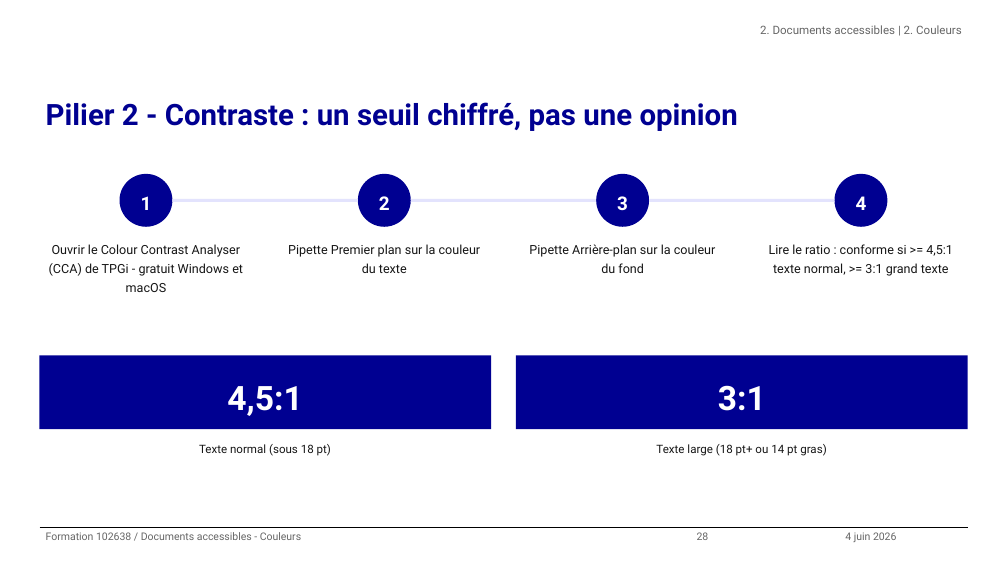
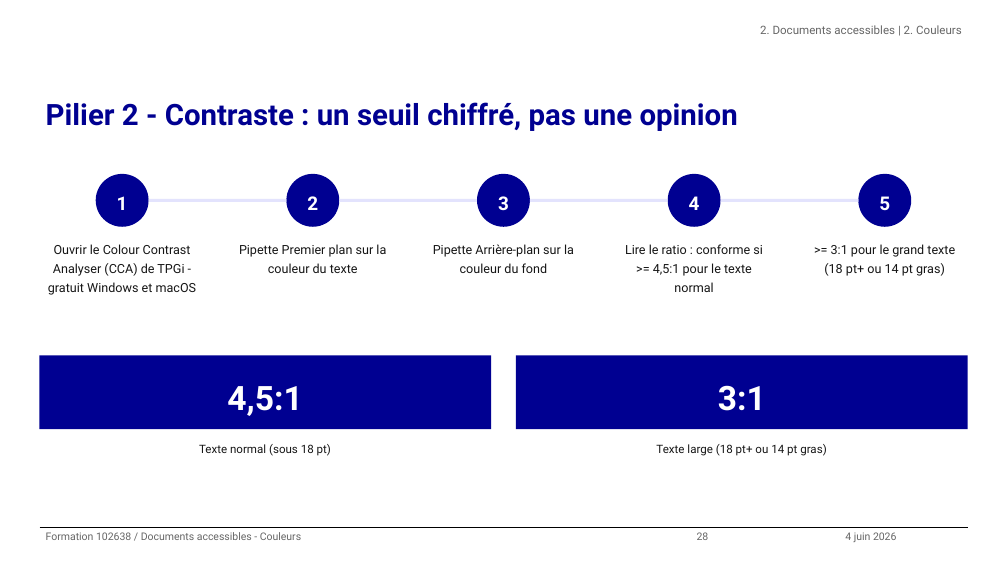
Before and after one commit to alexandra-guiderdoni/usine-fabrication-igpde-102846-ay11, a slide deck: slide 28 of formation-102638-juin-2026.pptx. Drawn at 1008x567 pixels with LibreOffice and Linux fonts; fonts in the diff are those of the drawing; background and template pictures are left out. Boxes give left, top, right and bottom in pixels: in the first picture for what was removed or moved away, otherwise in the second. Text is boxed around its words. In the diff, an @@ line names an element or a change of style, - is before the commit and + after.

Commit message:
Corrections slides IGPDE : composants, quiz, sommaire, clôture
- igpde_dsfr_components : hauteur titre dynamique add_callout/add_alert,
  support \n dans add_highlight
- Slides 27-41 : Stack, stepper 5 items, majuscules, tirets du 6
- Quiz final scindé en 2 slides (questions + réponses)
- Slides 43-44 fusionnées : engagement + cards J+7/J+30/6 mois
- Sommaire : textes courts, row1_top dynamique anti-débordement footer
- 4 nouvelles leçons dans lessons.md

```diff
--- a/formation-102638-juin-2026.pptx
+++ b/formation-102638-juin-2026.pptx
@@ ellipse "1": place and size @@
-ellipse "1" at (119,174,172,227)
+ellipse "1" at (96,174,149,227)
@@ ellipse "2": place and size @@
-ellipse "2" at (358,174,411,227)
+ellipse "2" at (287,174,340,227)
@@ ellipse "3": place and size @@
-ellipse "3" at (597,174,650,227)
+ellipse "3" at (477,174,530,227)
@@ ellipse "4": place and size @@
-ellipse "4" at (835,174,888,227)
+ellipse "4" at (668,174,721,227)
@@ ellipse added at (858,174,911,227), fill #000091, 18 pt, text #FFFFFF, bold @@
+5
@@ rectangle: place and size @@
-rectangle at (172,199,358,202)
+rectangle at (149,199,287,202)
@@ rectangle: place and size @@
-rectangle at (411,199,596,202)
+rectangle at (340,199,477,202)
@@ rectangle added at (530,199,668,202), fill #E3E3FD @@
@@ rectangle: place and size @@
-rectangle at (650,199,835,202)
+rectangle at (721,199,858,202)
@@ text "Ouvrir le Colour Contrast Analyser ..." rewrapped from (49,244,243,292) to (48,244,197,295) @@
@@ text "Pipette Premier plan sur la ..." rewrapped from (288,244,481,273) to (239,244,386,273) @@
@@ text "Pipette Arrière-plan sur la couleur ..." rewrapped from (529,244,716,273) to (433,244,574,273) @@
@@ text at (625,244,763,292): text changed @@
-Lire le ratio : conforme si >= 4,5:1 texte normal, >= 3:1 grand texte
+Lire le ratio : conforme si >= 4,5:1 pour le texte normal
@@ text added at (824,244,955,276), 12 pt, text #161616 @@
+>= 3:1 pour le grand texte (18 pt+ ou 14 pt gras)
```
Also in this commit, not shown: 55 other slides changed, 1 slide added, 1 slide removed, 14 other files.
